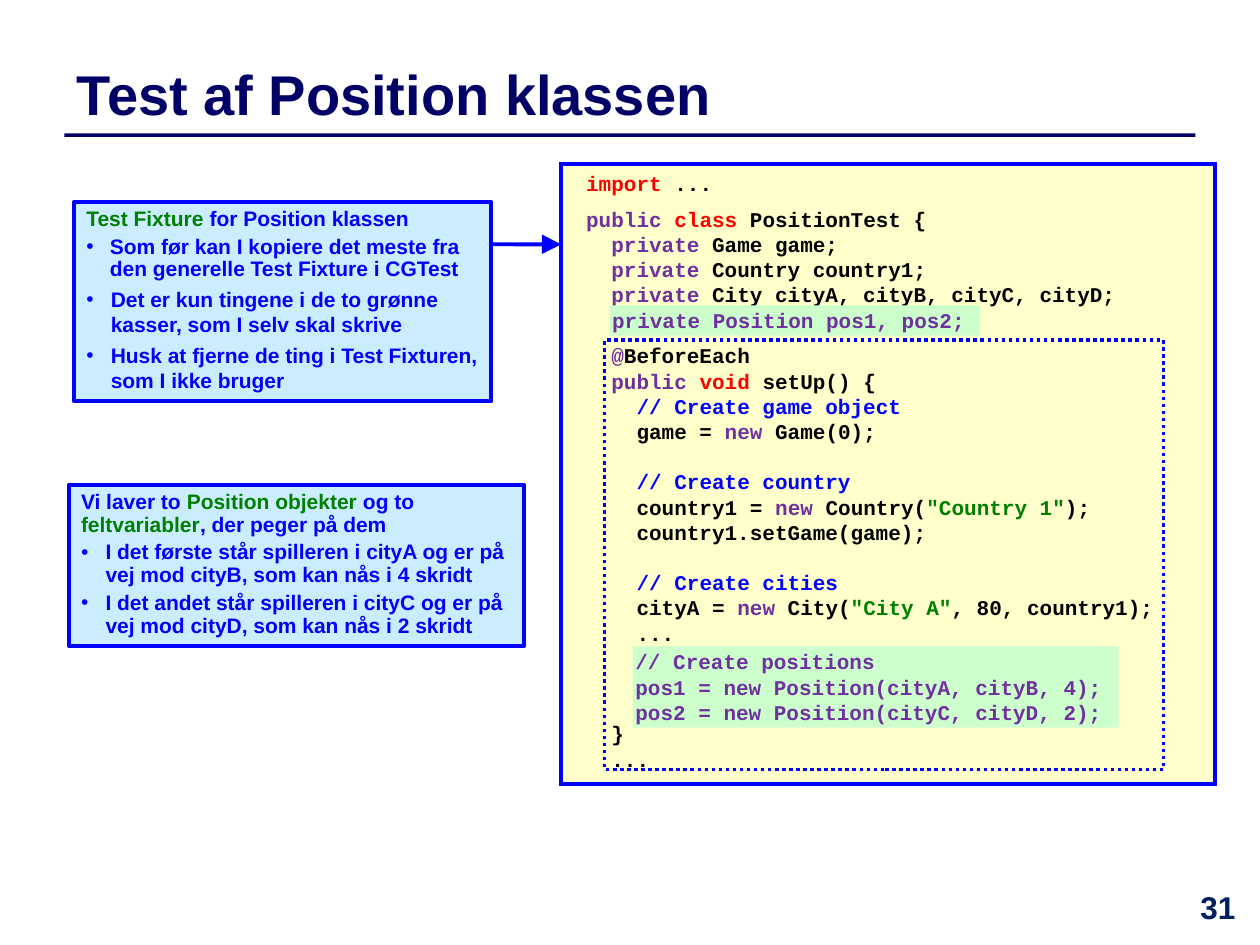
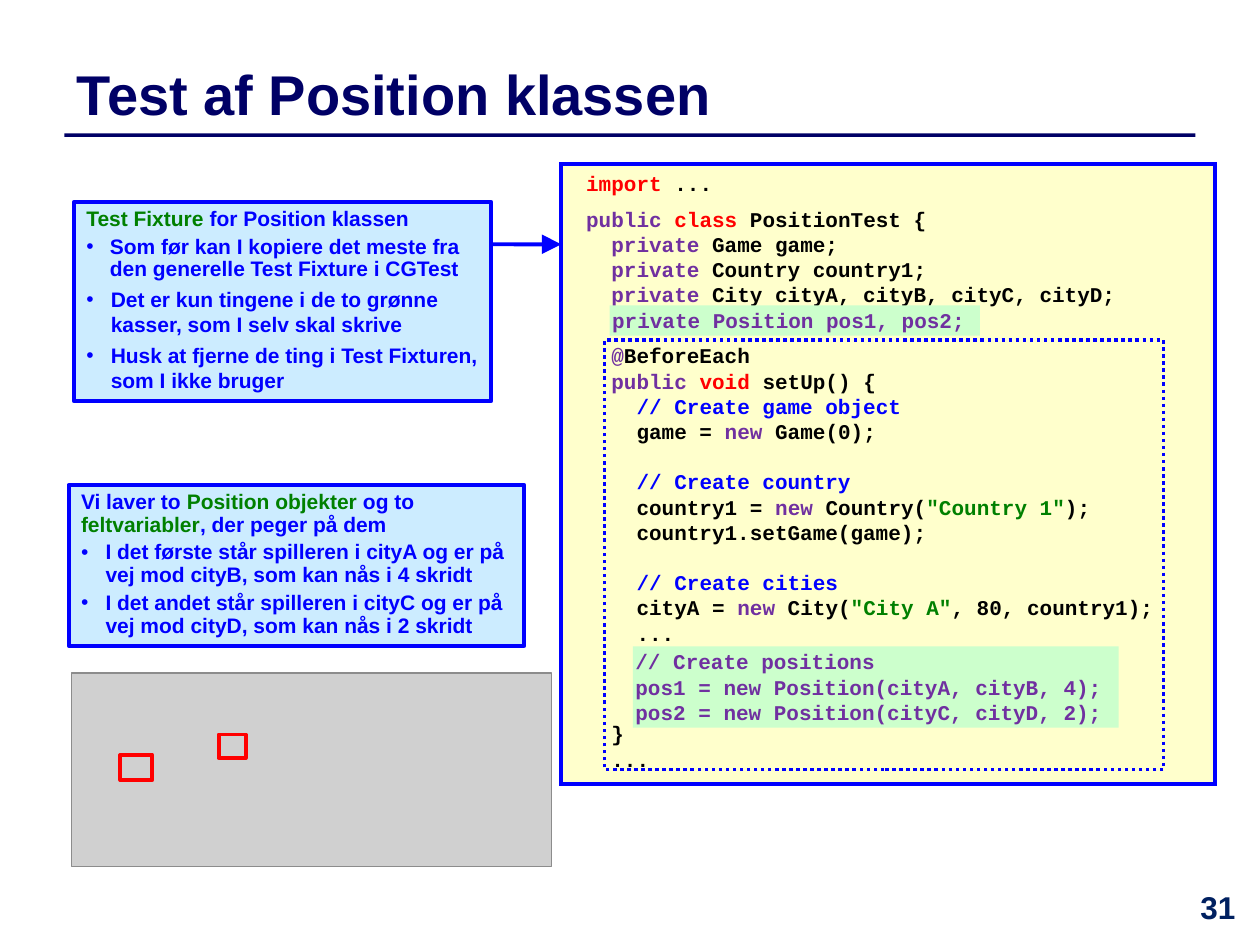
Before and after one commit to IntProgAU/Materiale, a slide deck: slide 31 of web/e24/uge_12/Slides-Uge12.pptx. Drawn at 1260x945 pixels with LibreOffice and Linux fonts; fonts in the diff are those of the drawing; grey boxes stand for pictures. Boxes give left, top, right and bottom in pixels: in the first picture for what was removed or moved away, otherwise in the second. Text is boxed around its words. In the diff, an @@ line names an element or a change of style, - is before the commit and + after.

```diff
--- a/web/e24/uge_12/Slides-Uge12.pptx
+++ b/web/e24/uge_12/Slides-Uge12.pptx
@@ picture added at (72,673,552,867) @@
@@ rectangle added at (218,735,246,759), outline #FF0000 2.25 pt @@
@@ rectangle added at (121,755,152,780), outline #FF0000 2.25 pt @@
```
Also in this commit, not shown: 5 other slides changed, 1 other file.
